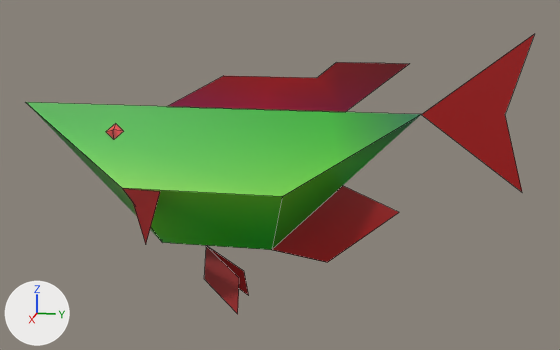
One commit to the FBX model FishyFishy/Assets/fish.fbx: the scene before it, then after it.
The view is the same before and after, from a 50 mm lens placed at (10.21, 2.97, 2.65), pointed at (-0.05, 0.92, 0.08). The lights are fixed; the arrows at lower left show +X, +Y and +Z. Mesh edges are drawn as thin lines. Vertices at the same position are counted once.
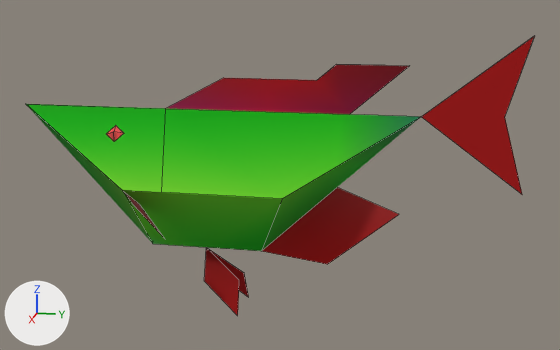
Pixel boxes (x1, y1, x2, y2) of what changed, in the pictures (560 x 350 px):
'Cube', surface changed, reshaped, moved
    before: (26, 34, 534, 314)
    after: (26, 37, 534, 316)
part 1 of me_cube, built on
    before: (26, 62, 421, 314)
    after: (26, 57, 527, 316)

What the commit changed:
In material 'Material' (mat_material), roughness goes from 0.5 to 1.0.
me_cube is used by ob_cube; location (0.0, 0.0, 0.0).
me_cube had 60 vertices, 44 faces and spanned x -1.14..1.14, y -2.81..4.15, z -1.88..2.06.
me_cube now has 108 vertices, 87 faces and spans x -1.29..1.29, y -2.81..4.15, z -1.88..2.06.
Part 1, on me_cube:
19 vertices are removed from x -1.14..1.14, y -1.01..1.81, z -1.0..1.0.
26 faces are deleted.
57 vertices are added at x -1.29..1.29, y -2.81..4.15, z -1.88..2.05.
59 new faces join them.
Object 'Cube' (ob_cube) moves from (0.0, 0.0, 0.0) to (0.0, 0.0, -0.029).
